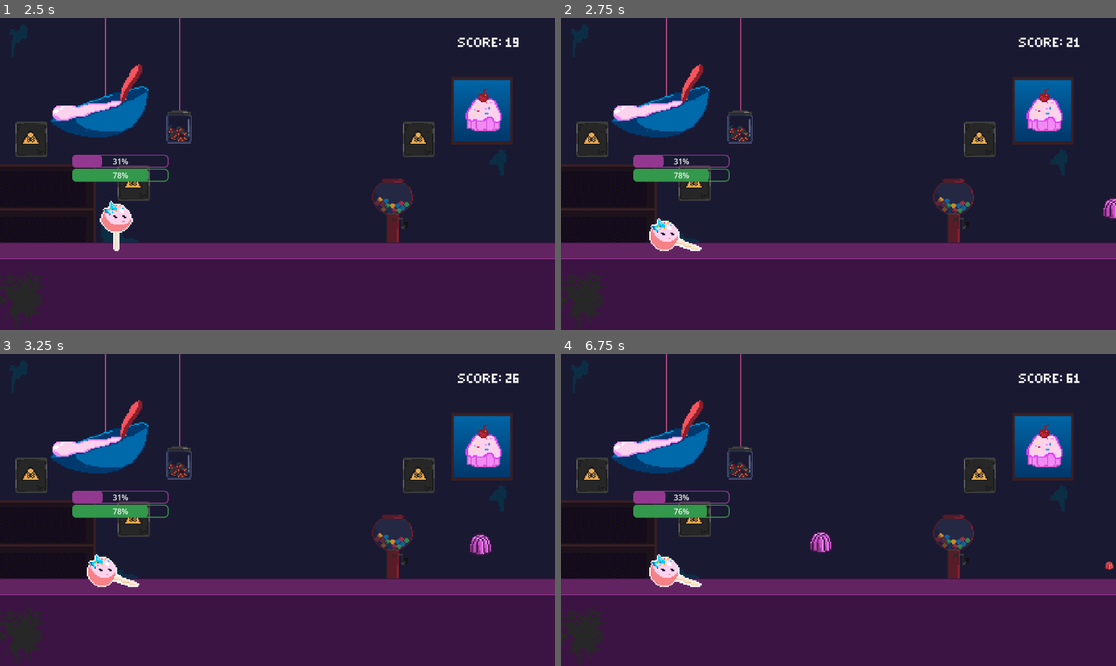
Above: before the commit, frames 1-4 (two rows, left to right).
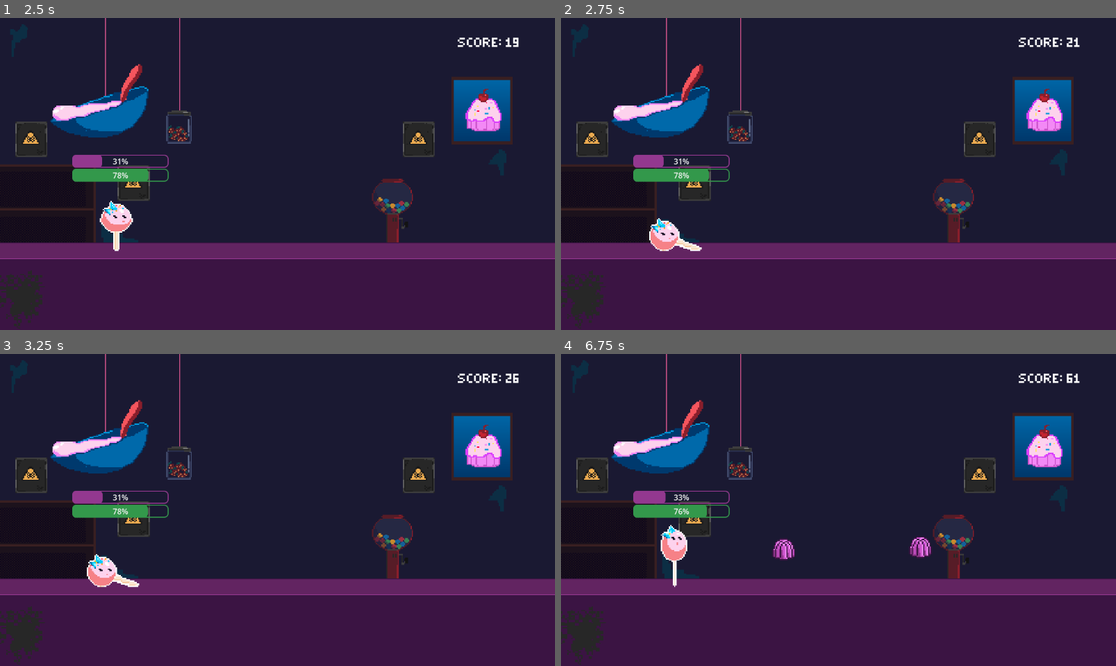
Above: after the commit, the same moments.

Repository: lk941/ToxicTummies
Game: Godot game, scene res://main.tscn
Same seed, same stepped clock (60 frames per second), same inputs: the game is played once before the commit and once after it.
Inputs:
- Up to frame 1 (2.5 s): click "PLAY" at 0.5 s; tap Shift (slide) at 1.35, 2.1 s; tap Space (jump) at 1.52, 2.27 s
- Up to frame 2 (2.75 s): no input
- Up to frame 3 (3.25 s): tap Shift (slide) at 2.85 s
- Up to frame 4 (6.75 s): tap Shift (slide) every 0.75 s from 3.6 to 6.6 s; tap Space (jump) at 3.77, 4.52, 5.27 s

Frame 1 is identical in both runs. In frame 2, 0.1% of the frame differs, in the area x 97-100%, y 57-65%; in frame 3, 0.2%; in frame 4, 1.7%, in the area x 15-100%, y 54-75%.

Commit message:
size fix

Diff:
--- a/generate/generate.gd
+++ b/generate/generate.gd
@@ -1,10 +1,12 @@
 extends Node
-const SPAWN_X_RANGE = Vector2(1185, 1200)   # min and max X
-const SPAWN_Y_RANGE = Vector2(465-120, 465)   # min and max Y
+const SPAWN_X_RANGE = Vector2(1185, 1800)   # min and max X
+const SPAWN_Y_RANGE = Vector2(475-120, 475)   # min and max Y
 
 # How often to spawn
 @export var spawn_interval := 2.0  # seconds
 var timer: Timer  # store a reference
+
+var obs_scale = 2.64
 
 #var obstacle_scene = preload("res://obstacle/obstacle.tscn")
 var to_spawn_array = [
@@ -31,7 +33,10 @@
 	timer.start()
 
 func _on_timer_timeout():
-	var spawn_Obj = to_spawn_array.pick_random().instantiate()
+	var scene = to_spawn_array.pick_random()
+	var spawn_Obj = scene.instantiate()
+	if scene.resource_path.get_file() != "obstacle.tscn":
+		spawn_Obj.scale = Vector2(2.64, 2.64)
 	#var obstacle = obstacle_scene.instantiate()
 	# Random X and Y within your ranges
 	var x = randf_range(SPAWN_X_RANGE.x, SPAWN_X_RANGE.y)
